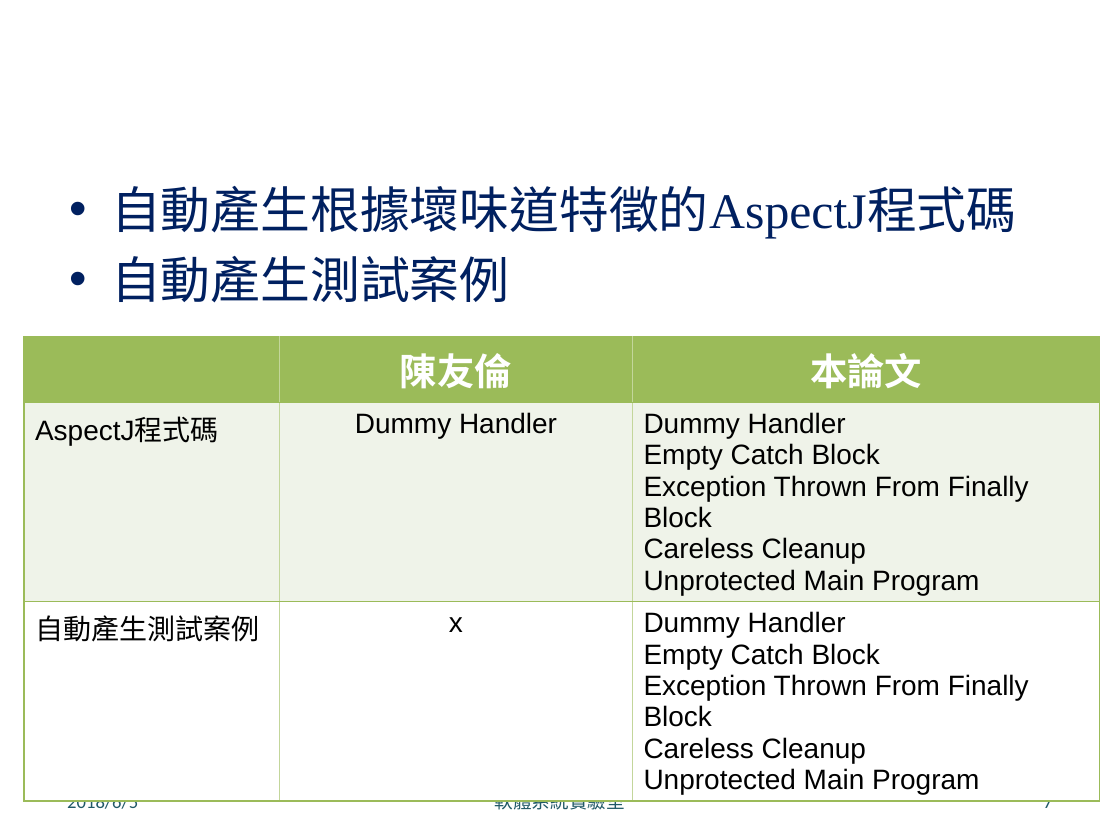
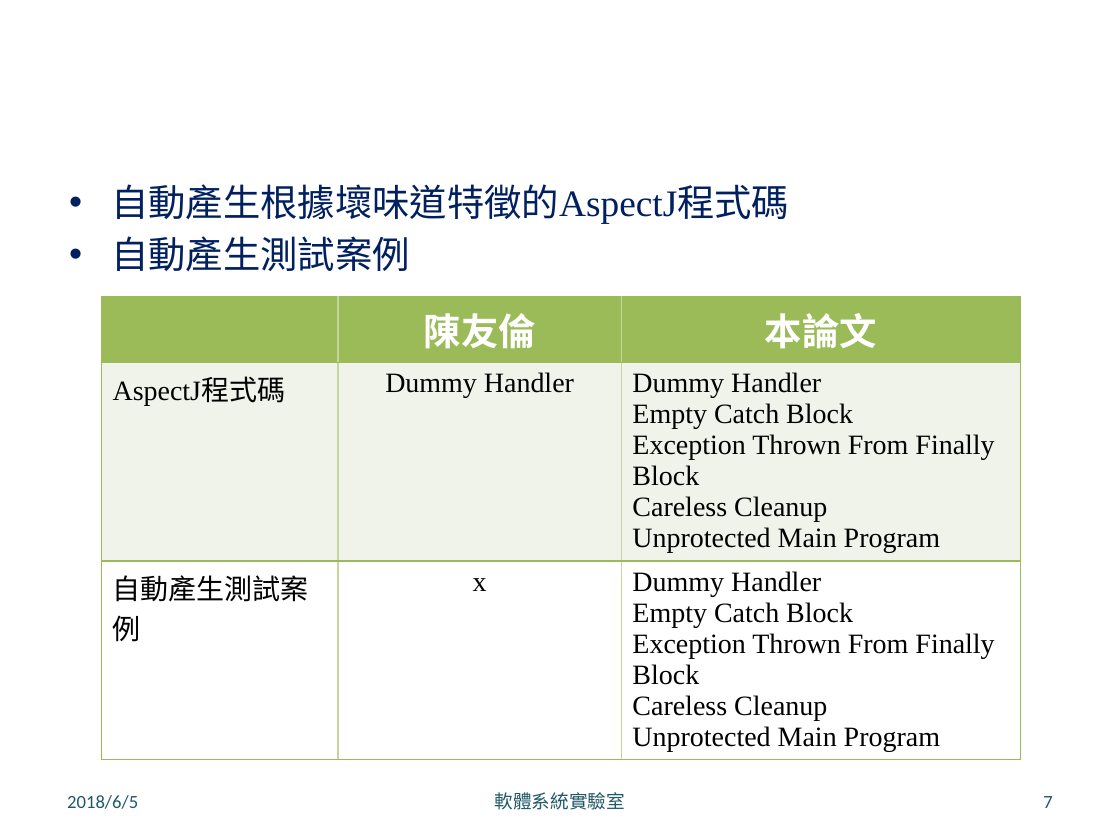
Before and after one commit to LeoLiu1209/Robusta-Thesis, a slide deck: slide 7 of 口試簡報 .pptx. Drawn at 1120x840 pixels with LibreOffice and Linux fonts; fonts in the diff are those of the drawing; background and template pictures are left out. Boxes give left, top, right and bottom in pixels: in the first picture for what was removed or moved away, otherwise in the second. Text is boxed around its words. In the diff, an @@ line names an element or a change of style, - is before the commit and + after.

```diff
--- a/口試簡報 .pptx
+++ b/口試簡報 .pptx
@@ text "自動產生根據壞味道特徵的AspectJ程式碼" at (111, 184, 789, 271): size 32 to 24 pt; less space between paragraphs @@
@@ table at (102, 297, 1021, 778) @@
@@ font Arial to Noto Sans CJK SC in "陳友倫", "本論文", "AspectJ程式碼", "自動產生測試案例" @@
@@ font Arial to Times New Roman @@
@@ table: place and size @@
-table at (24, 337, 1099, 798)
+table at (102, 297, 1021, 778)
```
Also in this commit, not shown: 18 other slides changed, 5 slides added, 9 other files.
